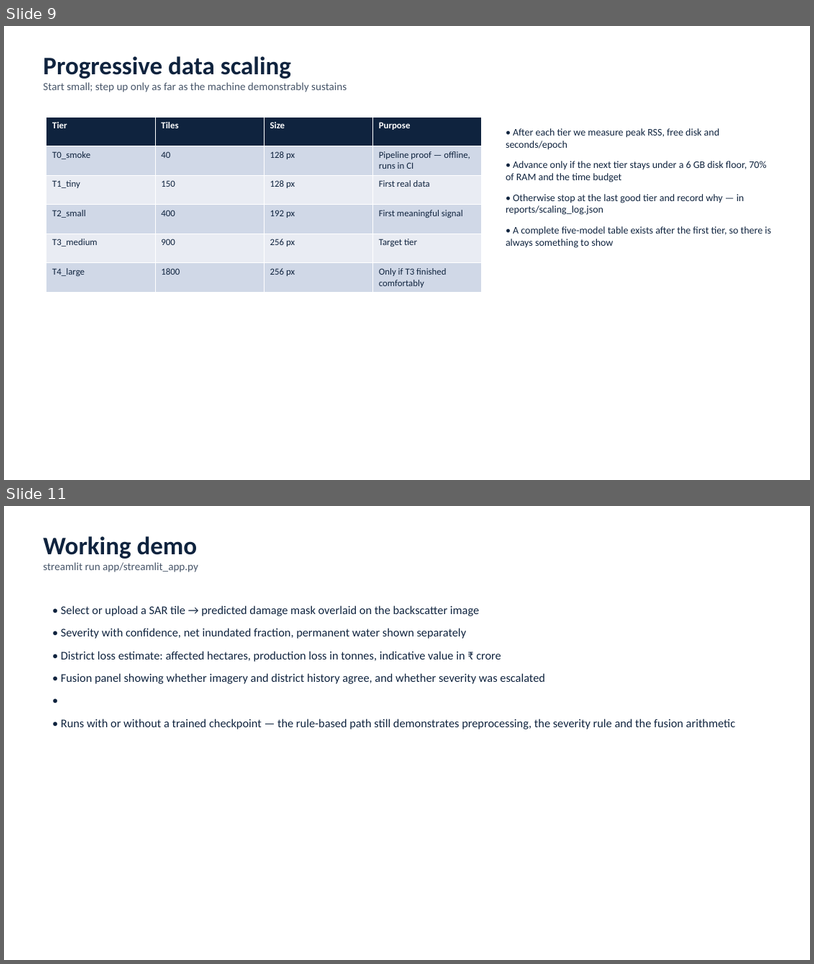
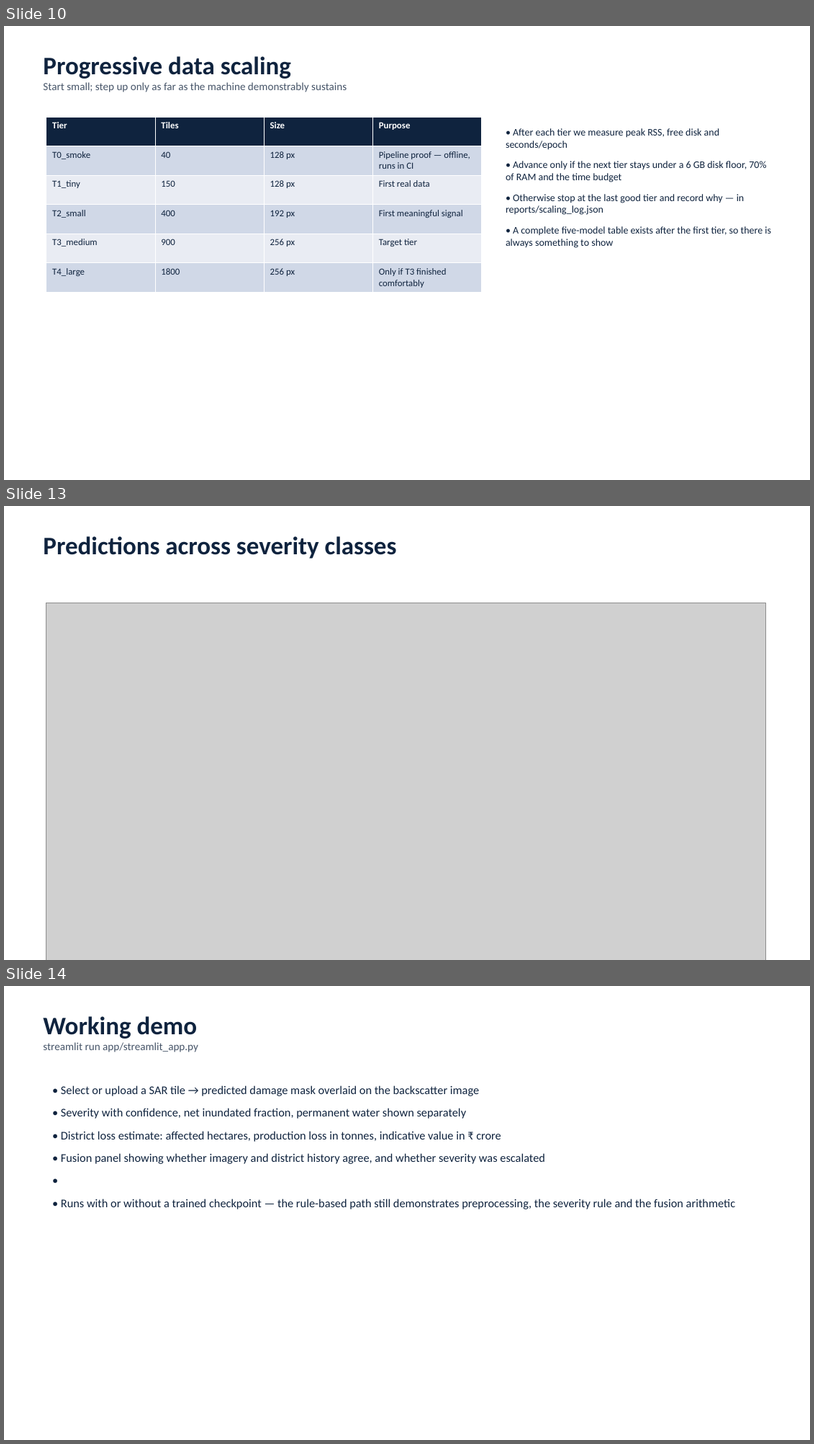
Before and after one commit to tejgokani/flood-crop-damage-ai, a slide deck: slides/Techathon_PS6.pptx. Shown one above the other, each under a label of ours: slides 9 and 11 before the commit, slides 10, 13 and 14 after it; the slides between them are not shown. The pictures are 814x964 and 814x1444 pixels, drawn with LibreOffice and Linux fonts; fonts in the diff are those of the drawing; grey boxes stand for pictures. Boxes give left, top, right and bottom in pixels: in the first picture for what was removed or moved away, otherwise in the second. Text is boxed around its words. In the diff, an @@ line names an element or a change of style, - is before the commit and + after.

Commit message:
feat(report,slides): cross-validated results, merged across separately-run models
cv_report.load() now assembles from the per-model cv_<model>.json files, which are rewritten
after every fold. The two models do not cost the same per epoch -- CNN+LSTM runs at 146s/epoch
against YOLO12's 55s -- so matching their epoch budgets means running them with different
wall-clock caps, and a split run must be indistinguishable from a single one. It also means an
interrupted run still reports whatever completed.

Slide deck rebuilt around the cross-validated numbers, with a new slide making the central
point explicit: the problem was memorisation, not architecture, and the fix list deliberately
does not include 'train longer'.

```diff
--- a/slides/Techathon_PS6.pptx
+++ b/slides/Techathon_PS6.pptx
@@ slide 13 added at bbox=[4, 506, 810, 960], background #FFFFFF @@
@@ text added at bbox=[43, 536, 397, 559], 30 pt, text #0F233E, bold @@
+Predictions across severity classes
@@ picture added at bbox=[46, 602, 766, 960] @@
@@ what was slide 9 is now slide 10 @@
@@ what was slide 11 is now slide 14 @@
```
Also in this commit, not shown: 2 slides changed, 4 other slides added, 2 slides removed, 3 other files.
